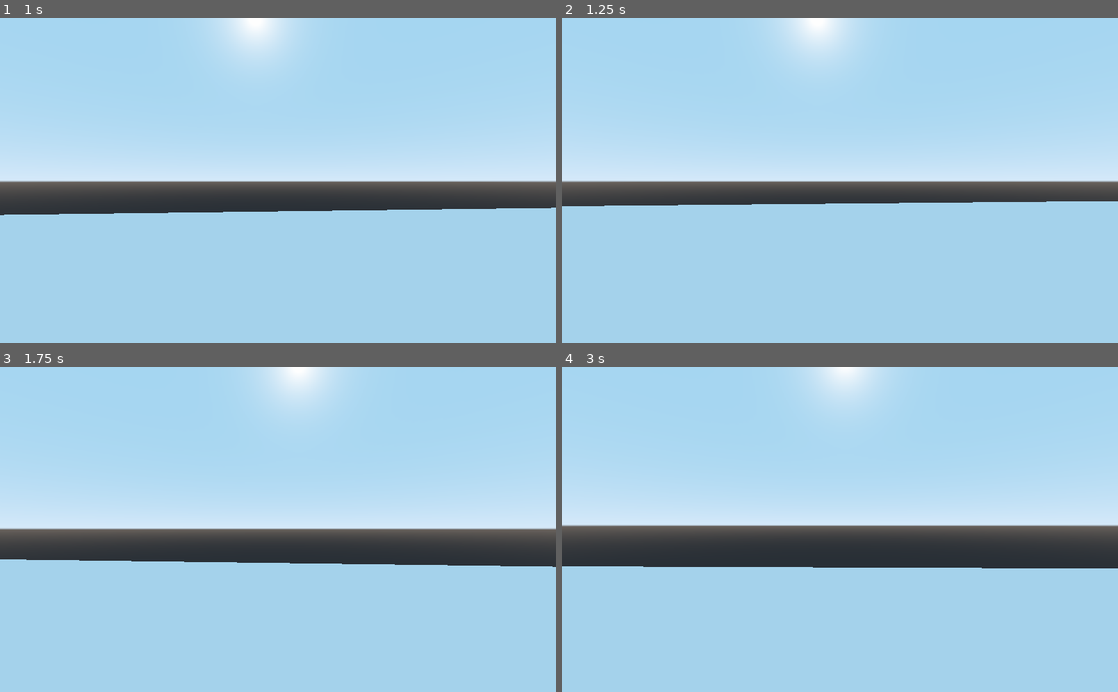
Above: before the commit, frames 1-4 (two rows, left to right).
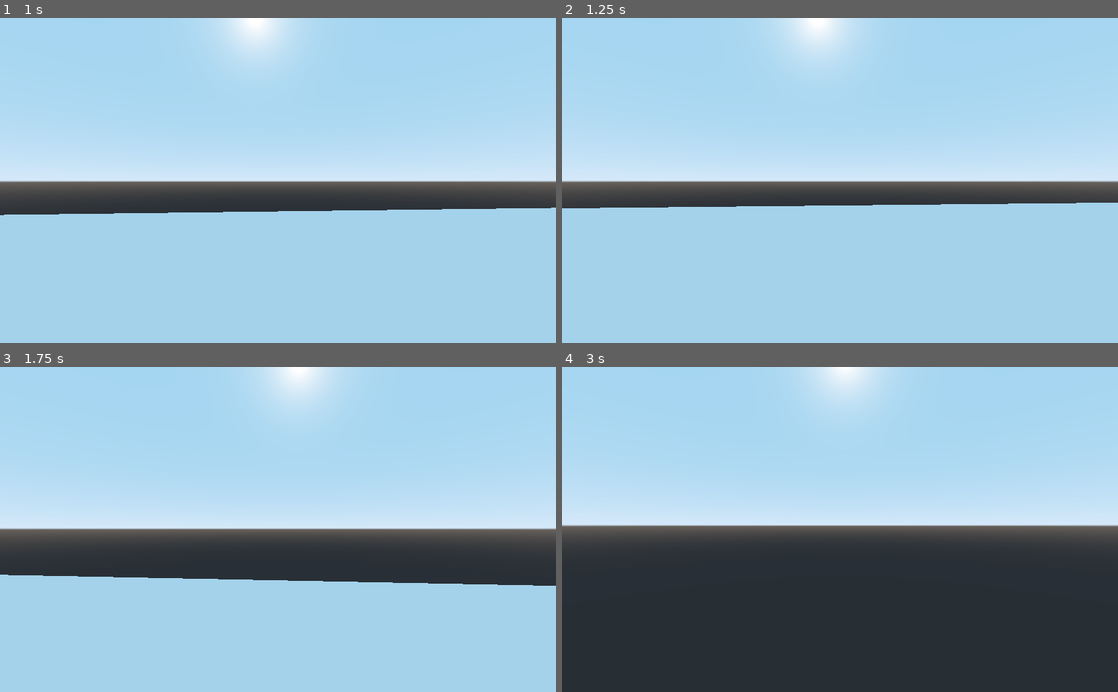
Above: after the commit, the same moments.

Repository: BoopEnthusiast/Cringe-Corp
Game: Godot game, scene res://main level.tscn
Two runs of this game, one before a commit and one after it. Both use one fixed random seed, a clock stepped at 60 frames per second and the inputs below.
Inputs (mouse positions are in pixels of both pictures, inside the frame that each line leads up to):
- Up to frame 1 (1 s): tap Enter at 0.5 s; move the mouse to (305, 180) at 0.52 s; hold W (move_forward) from 0.53 s (still down); hold Ctrl (slide, bound only after the commit) from 0.53 s (still down); tap Space (jump) at 0.77 s
- Up to frame 2 (1.25 s): keep holding W (move_forward); keep holding Ctrl (slide, bound only after the commit)
- Up to frame 3 (1.75 s): keep holding W (move_forward); move the mouse to (250, 529) at 1.27 s; release Ctrl (slide, bound only after the commit) at 1.28 s; tap Ctrl (slide, bound only after the commit) at 1.35 s; tap Space (jump) at 1.52 s
- Up to frame 4 (3 s): keep holding W (move_forward); move the mouse to (851, 523) at 2.02 s; hold Ctrl (slide, bound only after the commit) 2.03-2.78 s; move the mouse to (834, 536) at 2.77 s; tap Ctrl (slide, bound only after the commit) at 2.85 s

Frame 1 is identical in both runs. In frame 2, 0.6% of the frame differs, in the area x 0-100%, y 56-59%; in frame 3, 5.3%; in frame 4, 38%, in the area x 0-100%, y 61-100%.

Commit message:
Sliiiide
Sliiiiide made during code club

Diff:
--- a/Godot project/Player.gd
+++ b/Godot project/Player.gd
@@ -1,11 +1,14 @@
 extends KinematicBody
 
 var speed = 7
+var slide_speed = 50
 const ACCEL_DEFAULT = 7
 const ACCEL_AIR = 1
+const ACCEL_SLIDE = 1000
 onready var accel = ACCEL_DEFAULT
 var gravity = 9.8
 var jump = 5
+var sliding = false
 
 var cam_accel = 40
 var mouse_sense = 0.1
@@ -43,11 +46,11 @@
 
 func _physics_process(delta):
 	#get keyboard input
-	direction = Vector3.ZERO
 	var h_rot = global_transform.basis.get_euler().y
 	var f_input = Input.get_action_strength("move_backward") - Input.get_action_strength("move_forward")
-	var h_input = Input.get_action_strength("move_right") - Input.get_action_strength("move_left")
-	direction = Vector3(h_input, 0, f_input).rotated(Vector3.UP, h_rot).normalized()
+	var h_input = 0
+	if not sliding:
+		h_input = Input.get_action_strength("move_right") - Input.get_action_strength("move_left")
 
 	#jumping and gravity
 	if is_on_floor():
@@ -62,9 +65,25 @@
 	if Input.is_action_just_pressed("jump") and is_on_floor():
 		snap = Vector3.ZERO
 		gravity_vec = Vector3.UP * jump
+	if Input.is_action_just_released("slide"):
+		sliding = false
+	if Input.is_action_pressed("slide") and is_on_floor():
+		snap = Vector3.ZERO
+		if sliding == false:
+			slide_speed = 50
+		sliding = true
+		slide_speed -= 1
+
+
 
 	#make it move
+	direction = Vector3.ZERO
+	direction = Vector3(h_input, 0, f_input).rotated(Vector3.UP, h_rot).normalized()
+	if sliding:
+		direction = Vector3(h_input, 0, -1).rotated(Vector3.UP, h_rot).normalized()
 	velocity = velocity.linear_interpolate(direction * speed, accel * delta)
+	if sliding:
+		velocity = velocity.linear_interpolate(direction * slide_speed, accel * delta)
 	movement = velocity + gravity_vec
-
+	print(slide_speed)
 	move_and_slide_with_snap(movement, snap, Vector3.UP)
--- /dev/null
+++ b/Godot project/new_script.gd
@@ -0,0 +1,16 @@
+extends Node
+
+
+# Declare member variables here. Examples:
+# var a = 2
+# var b = "text"
+
+
+# Called when the node enters the scene tree for the first time.
+func _ready():
+	pass # Replace with function body.
+
+
+# Called every frame. 'delta' is the elapsed time since the previous frame.
+#func _process(delta):
+#	pass
--- a/Godot project/project.godot
+++ b/Godot project/project.godot
@@ -65,6 +65,11 @@
 "events": [ Object(InputEventKey,"resource_local_to_scene":false,"resource_name":"","device":0,"alt":false,"shift":false,"control":false,"meta":false,"command":false,"pressed":false,"scancode":68,"physical_scancode":0,"unicode":0,"echo":false,"script":null)
  ]
 }
+slide={
+"deadzone": 0.5,
+"events": [ Object(InputEventKey,"resource_local_to_scene":false,"resource_name":"","device":0,"alt":false,"shift":false,"control":false,"meta":false,"command":false,"pressed":false,"scancode":16777238,"physical_scancode":0,"unicode":0,"echo":false,"script":null)
+ ]
+}
 
 [physics]
 
